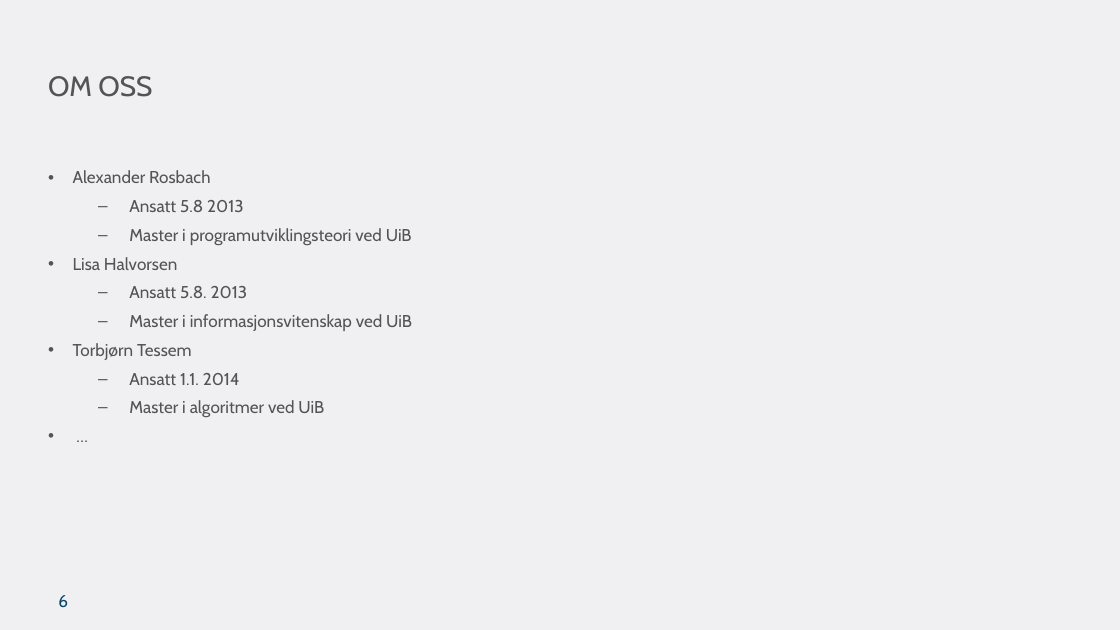
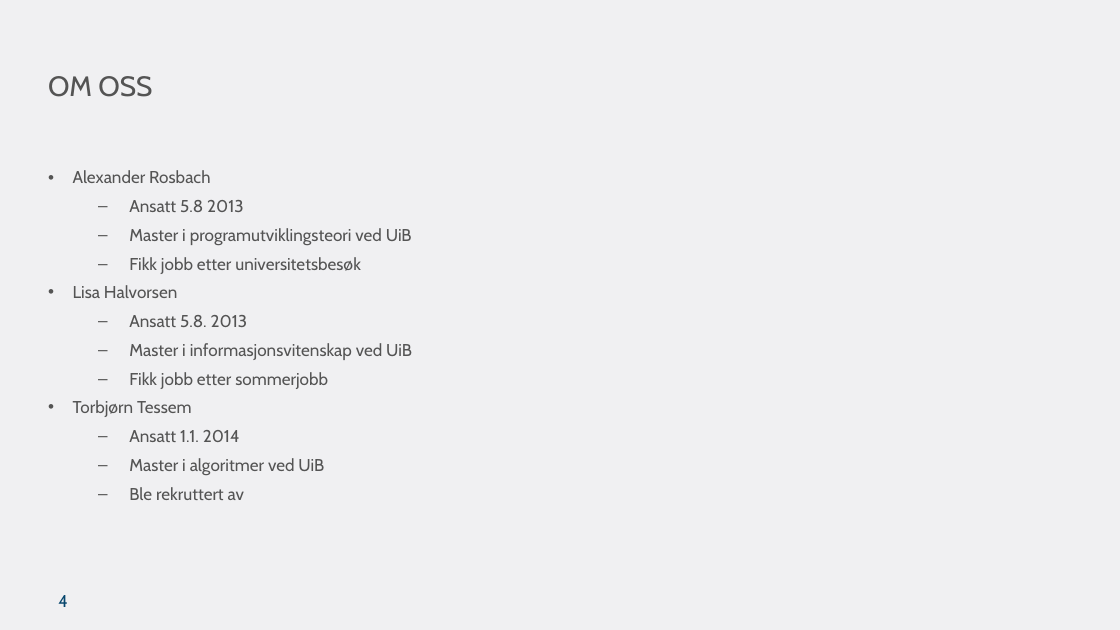
Before and after one commit to ttessem/SemWebKurs, a slide deck: slide 4 of SemWebKursUiB.pptx (slide 6 before the commit). Drawn at 1120x630 pixels with LibreOffice and Linux fonts; fonts in the diff are those of the drawing; background and template pictures are left out. Boxes give left, top, right and bottom in pixels: in the first picture for what was removed or moved away, otherwise in the second. Text is boxed around its words. In the diff, an @@ line names an element or a change of style, - is before the commit and + after.

```diff
--- a/SemWebKursUiB.pptx
+++ b/SemWebKursUiB.pptx
@@ text at <box>129,257,361,274</box>: paragraph added @@
+  – Fikk jobb etter universitetsbesøk
@@ text at <box>129,372,328,389</box>: paragraph added @@
+  – Fikk jobb etter sommerjobb
@@ text at <box>129,487,244,500</box>: text changed @@
-• …
+  – Ble rekruttert av
@@ page number at <box>58,595,68,607</box>: text changed @@
-6
+4
```
Also in this commit, not shown: 4 other slides changed, 1 other file.
